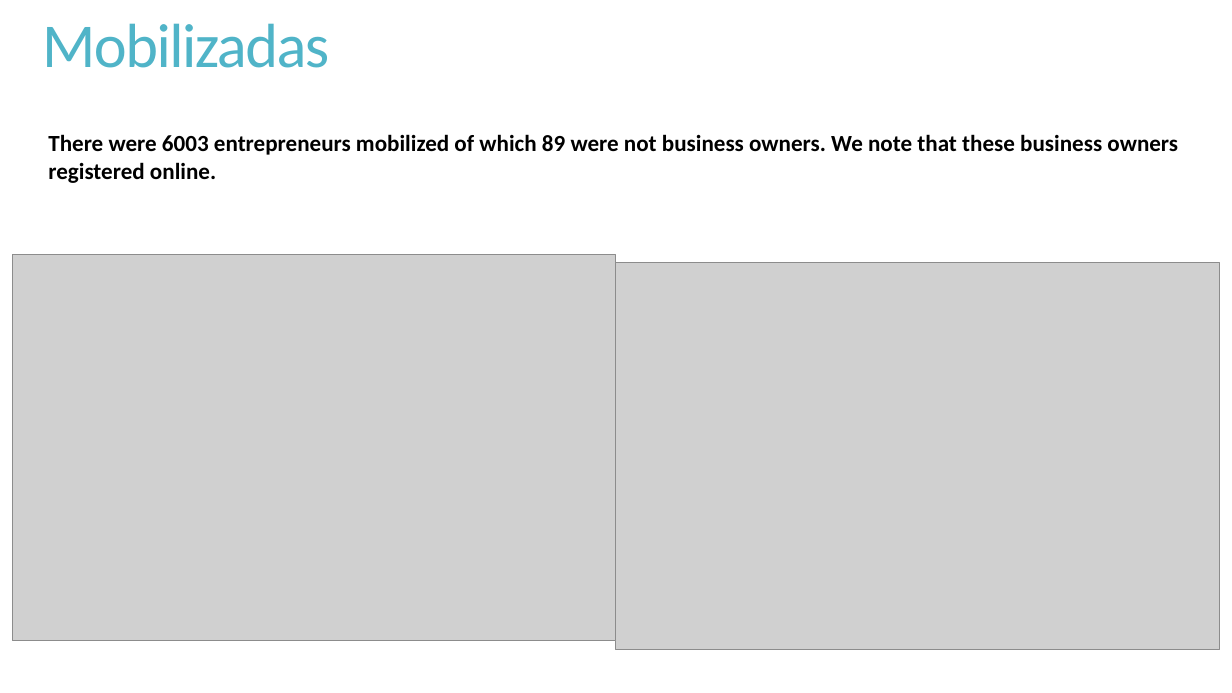
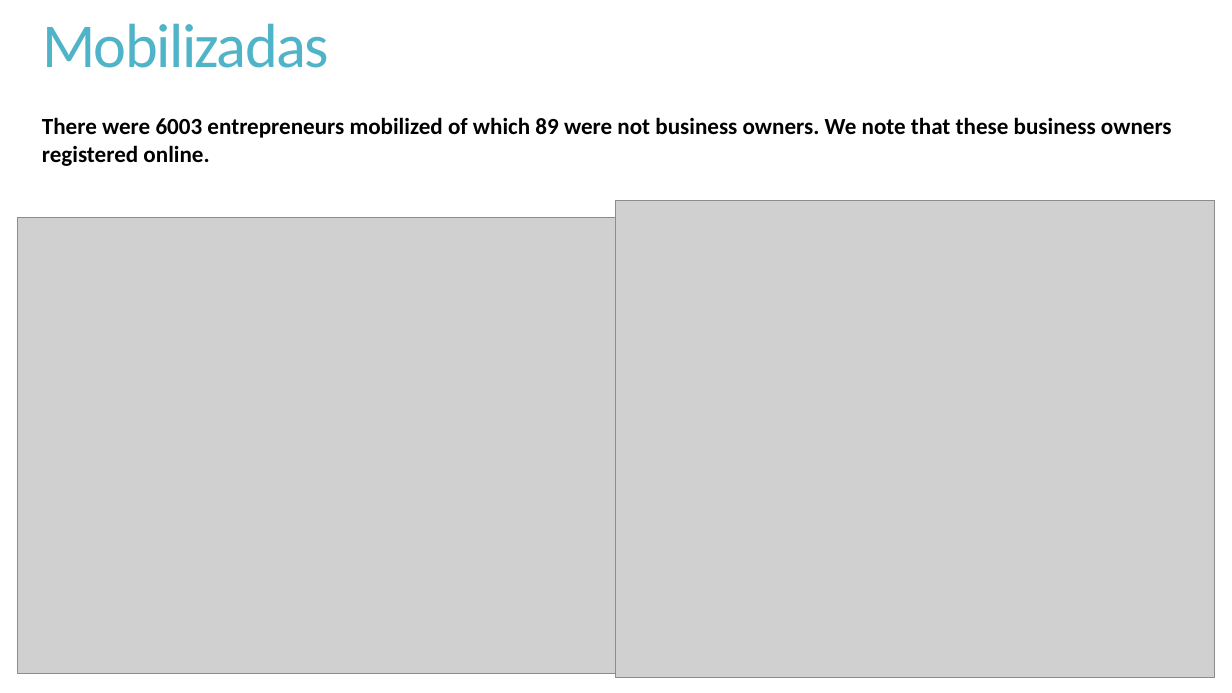
Before and after one commit to nhanombedercio/Realiza, a slide deck: slide 3 of Report_REALIZA_Entrepreneurs profile from Mobilization.pptx. Drawn at 1232x693 pixels with LibreOffice and Linux fonts; fonts in the diff are those of the drawing; grey boxes stand for pictures. Boxes give left, top, right and bottom in pixels: in the first picture for what was removed or moved away, otherwise in the second. Text is boxed around its words. In the diff, an @@ line names an element or a change of style, - is before the commit and + after.

```diff
--- a/Report_REALIZA_Entrepreneurs profile from Mobilization.pptx
+++ b/Report_REALIZA_Entrepreneurs profile from Mobilization.pptx
@@ text "There were 6003 entrepreneurs mobilized ...": place and size @@
-text "There were 6003 entrepreneurs mobilized ..." at <box>48,134,1178,183</box>
+text "There were 6003 entrepreneurs mobilized ..." at <box>42,117,1172,166</box>
@@ picture: place and size @@
-picture at <box>616,263,1220,650</box>
+picture at <box>616,201,1215,677</box>
@@ picture: place and size @@
-picture at <box>12,255,616,641</box>
+picture at <box>18,218,616,674</box>
```
Also in this commit, not shown: 1 slide added, 1 slide removed, 1 other file.
